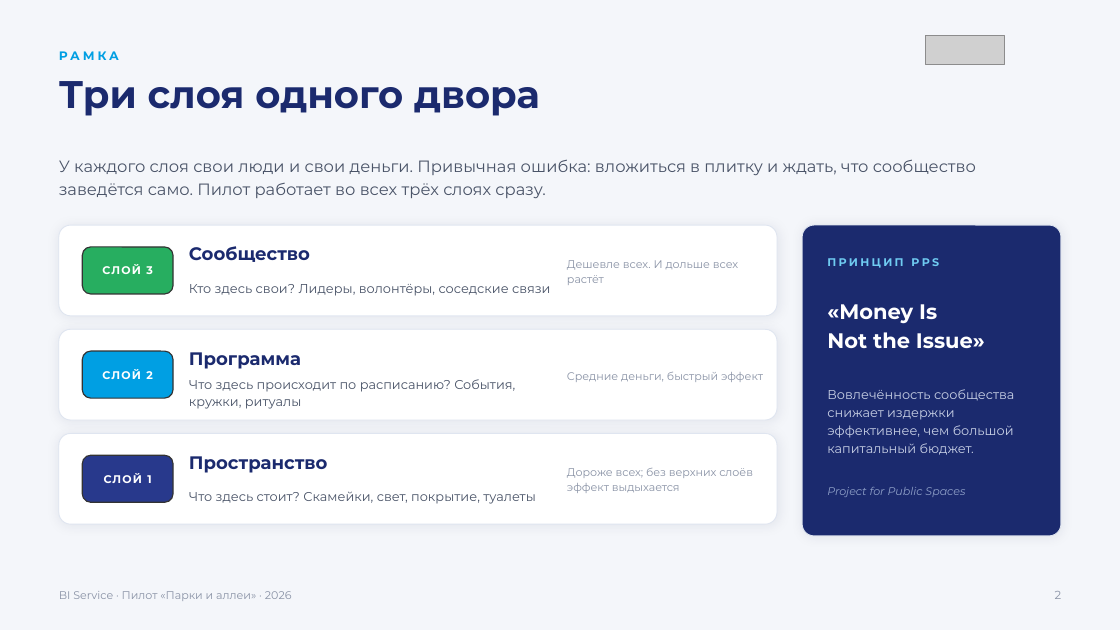
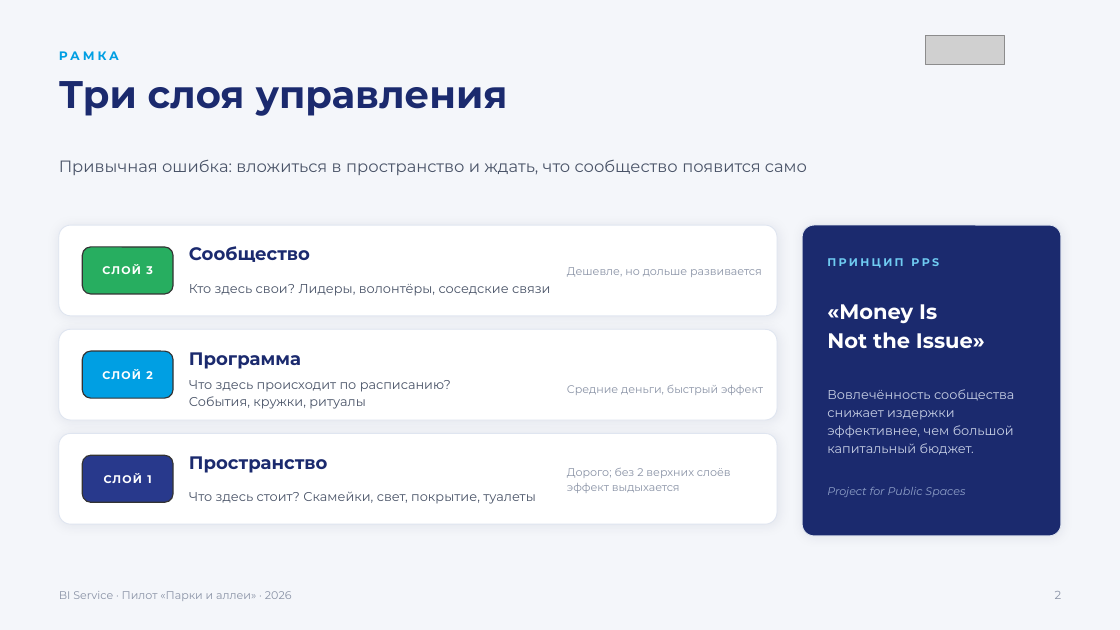
Before and after one commit to jprashkevich/bi-korshiler, a slide deck: slide 3 of docs/research/BIG-Life-park-pilot.pptx. Drawn at 1120x630 pixels with LibreOffice and Linux fonts; fonts in the diff are those of the drawing; grey boxes stand for pictures. Boxes give left, top, right and bottom in pixels: in the first picture for what was removed or moved away, otherwise in the second. Text is boxed around its words. In the diff, an @@ line names an element or a change of style, - is before the commit and + after.

```diff
--- a/docs/research/BIG-Life-park-pilot.pptx
+++ b/docs/research/BIG-Life-park-pilot.pptx
@@ text at (x1=59, y1=81, x2=508, y2=116): text changed @@
-Три слоя одного двора
+Три слоя управления
@@ text at (x1=59, y1=159, x2=807, y2=175): text changed @@
-У каждого слоя свои люди и свои деньги. Привычная ошибка: вложиться в плитку и ждать, что сообщество заведётся само. Пилот работает во всех трёх слоях сразу.
+Привычная ошибка: вложиться в пространство и ждать, что сообщество появится само
@@ text at (x1=567, y1=267, x2=762, y2=277): text changed @@
-Дешевле всех. И дольше всех растёт
+Дешевле, но дольше развивается
@@ text "Средние деньги, быстрый эффект" moved from (x1=567, y1=372, x2=763, y2=382) to (x1=567, y1=385, x2=763, y2=395) @@
@@ text "Что здесь происходит по расписанию? ..." rewrapped from (x1=189, y1=379, x2=515, y2=409) to (x1=189, y1=380, x2=451, y2=409) @@
@@ text at (x1=567, y1=468, x2=731, y2=493): text changed @@
-Дороже всех; без верхних слоёв эффект выдыхается
+Дорого; без 2 верхних слоёв эффект выдыхается
```
Also in this commit, not shown: 17 other slides changed, 2 slides added, 15 slides removed, 1 other file.
